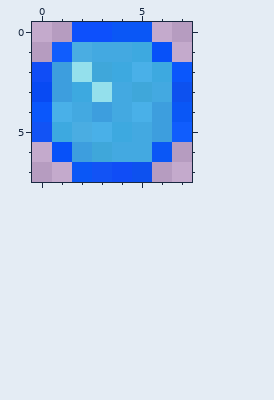
File history of a pixel-art sprite, core.mod/assets/sprites/misc/bubble.png. Above is the file before it was changed.
The file is 8x8 pixels. Colours within 5 levels of each other are drawn and written as one.
The result:
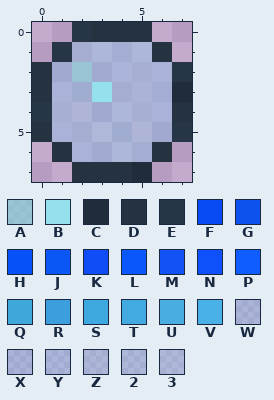
Palette (. is transparent): A #83d1d6ad  B #94e0ec  C #202c39  D #25323f  E #263646  F #084af3  G #0d51ef  H #0751f9  J #0a57f6  K #104df6  L #0a57fc  M #1253f5  N #0d50fc  P #105dfd  Q #3fa7da  R #3d9ede  S #3da9e0  T #43a9e1  U #4aade2  V #49b0e8  W #7fc6e85e  X #7ec0ec5e  Y #7ec8ee5e  Z #89c9eb5e  2 #84ccf25e  3 #8dd0f15e
The edit:
Changed rows in their new state; - is an unchanged pixel.
first column x 0:
0 --EDDD--
1 -EZ222D-
2 DXAWY3XE
3 DXY-ZW2C
4 E3ZX23XD
5 DXZ3YZXE
6 -DXW22D-
7 --DDDC--
Boxes around the changes in both pictures, in picture pixels (x1, y1, x2, y2):
changed: (32, 22, 192, 182)
